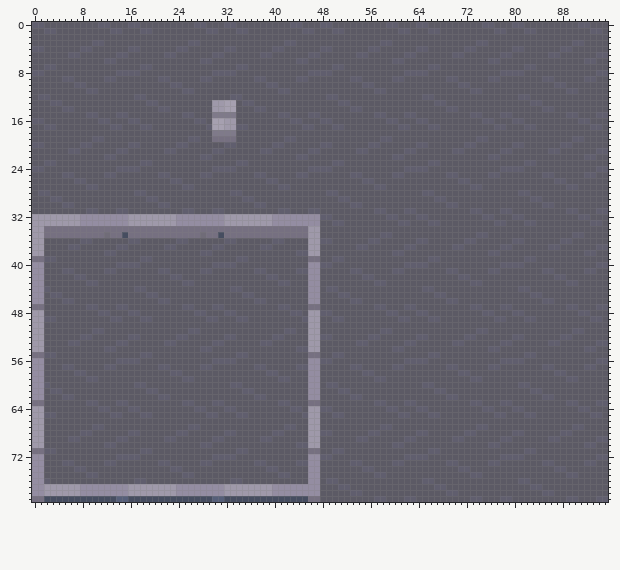
Two states of a sprite sheet, EverlastingSovyonok/assets/world/ground/plate.png. This is how it looked before the edit.
The file is 96x80 pixels. Colours within 5 levels of each other are drawn and written as one.
After the commit:
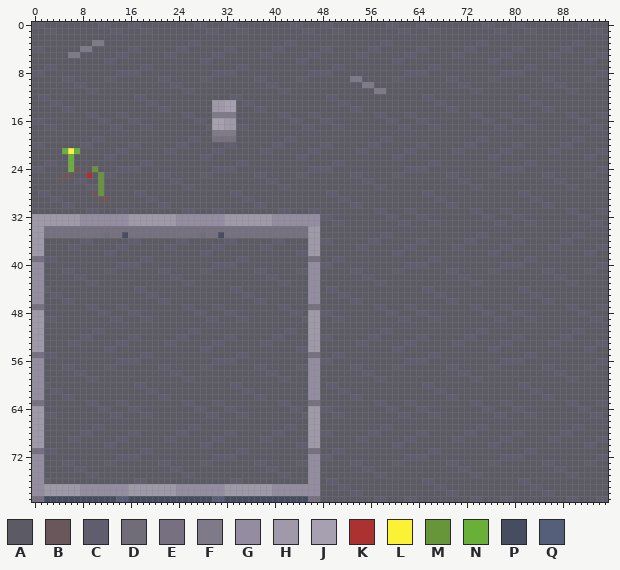
Palette (. is transparent): A #5c5a65  B #6a575b  C #605e6e  D #706c78  E #767081  F #7f7a8a  G #948da2  H #9f99aa  J #a6a0b0  K #ac3232  L #fbf236  M #67953a  N #69b038  P #464d60  Q #565f79
From old to new:
The edit turns colour A into colour B in row 24 at x 7; in row 26 at x 4; in row 28 at x 10; in row 29 at x 11 to 12.
The edit turns colour C into colour B in row 25 at x 5 to 6.
The edit turns colour C into colour F in row 3 at x 10 to 11; in row 4 at x 8 to 9; in row 5 at x 6 to 7; in row 9 at x 53 to 54; in row 10 at x 55 to 56; in row 11 at x 57 to 58.
The edit turns colour A into colour K in row 25 at x 9.
The edit turns colour C into colour L in row 21 at x 6.
The edit turns colour A into colour M in row 24 at x 10; in rows 25 to 28 at x 11.
The edit turns colour A into colour N in row 21 at x 5; in rows 22 to 24 at x 6.
The edit turns colour C into colour N in row 21 at x 7.
Where, in picture pixels (left, top, right, bottom), the same in both pictures:
changed: (68, 40, 104, 58)
changed: (350, 76, 386, 94)
changed: (56, 148, 110, 202)
